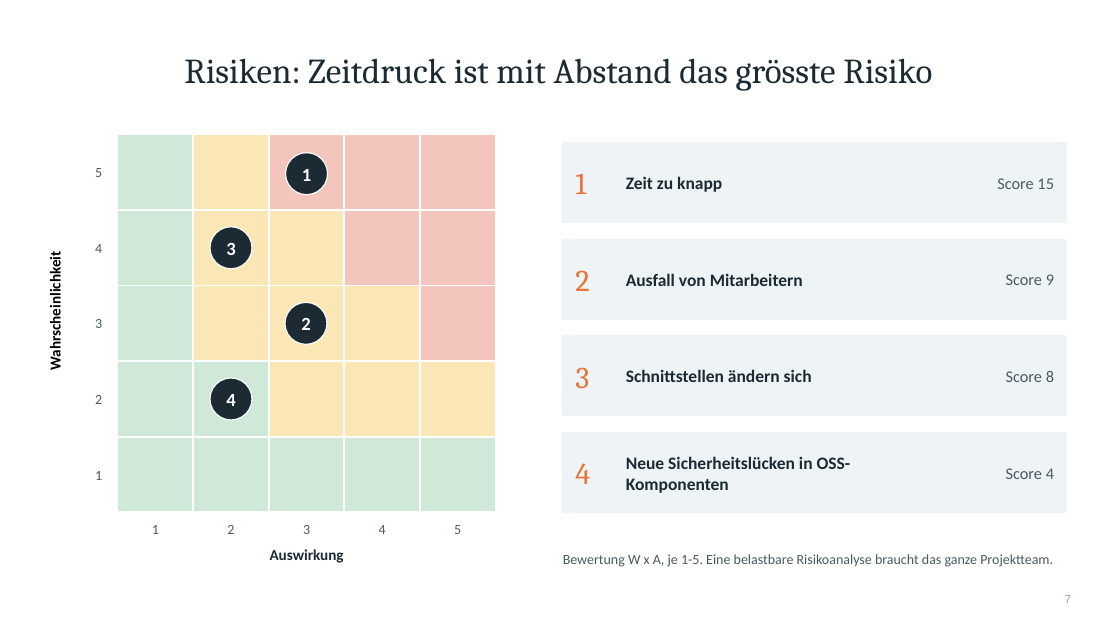
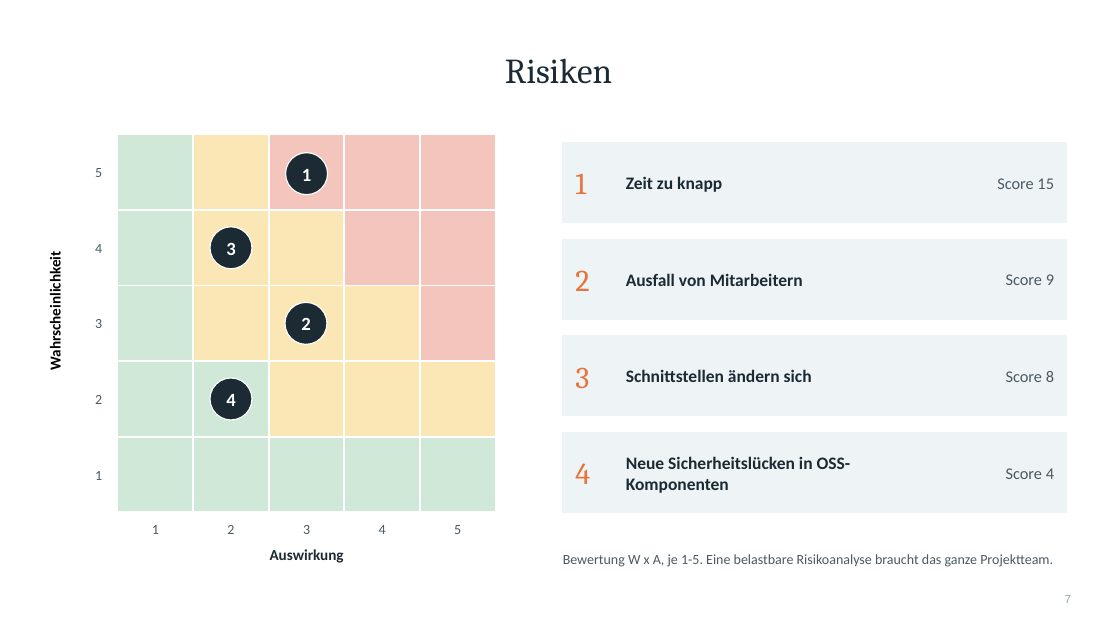
Before and after one commit to C4RN1V0R/Projektanalyse-pmqm, a slide deck: slide 7 of Projektpraesentation.pptx. Drawn at 1120x630 pixels with LibreOffice and Linux fonts; fonts in the diff are those of the drawing. Boxes give left, top, right and bottom in pixels: in the first picture for what was removed or moved away, otherwise in the second. Text is boxed around its words. In the diff, an @@ line names an element or a change of style, - is before the commit and + after.

```diff
--- a/Projektpraesentation.pptx
+++ b/Projektpraesentation.pptx
@@ title at (505,58,612,84): text changed @@
-Risiken: Zeitdruck ist mit Abstand das grösste Risiko
+Risiken
```
Also in this commit, not shown: 4 other slides changed.
